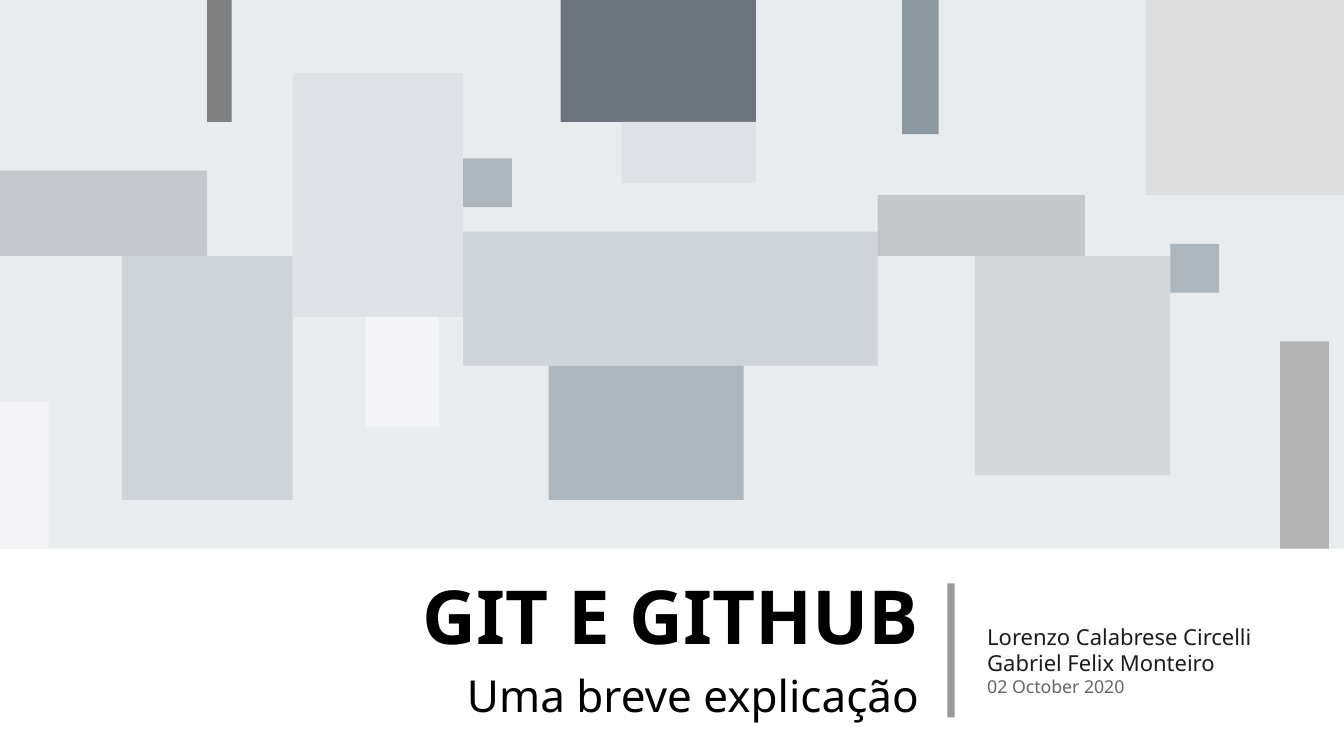
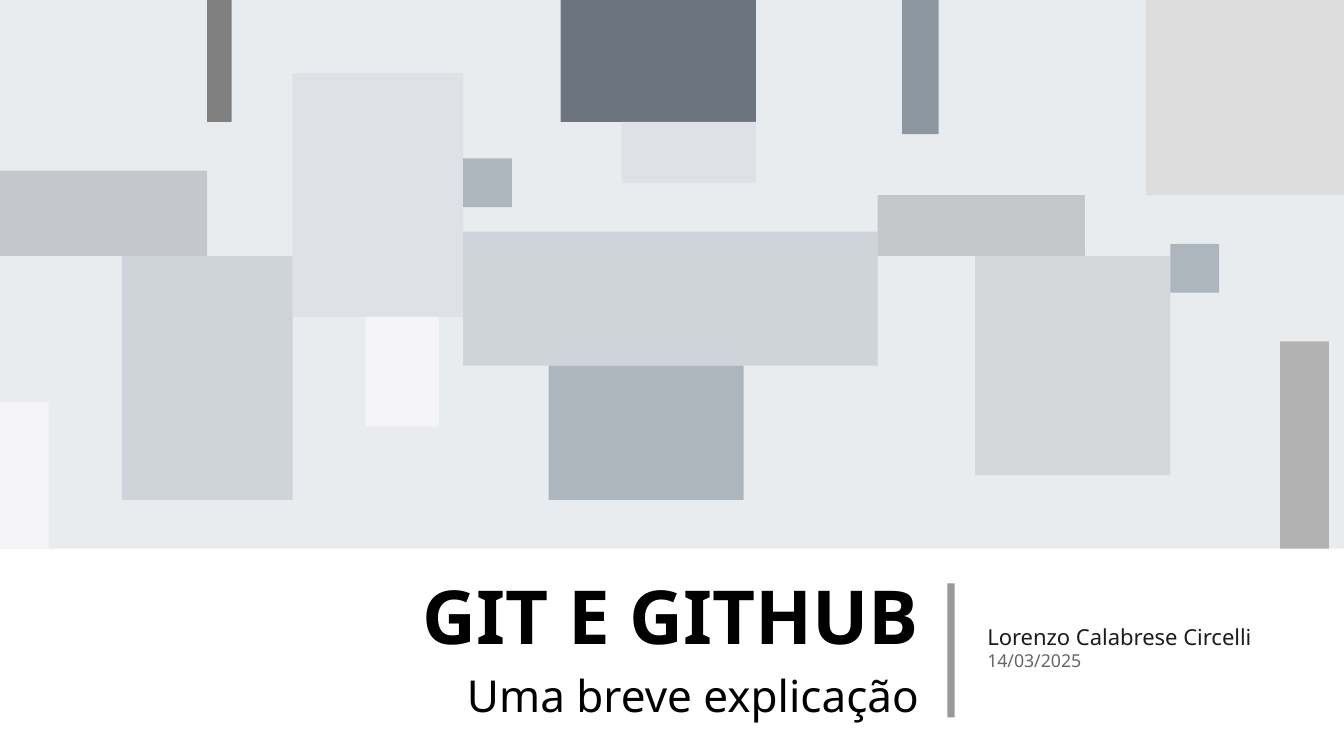
Before and after one commit to LORENZOCIRCELLI/Course-GitHubMasterclass, a slide deck: slide 1 of Documentos/slides/Git e Github.pptx. Drawn at 1344x756 pixels with LibreOffice and Linux fonts; fonts in the diff are those of the drawing. Boxes give left, top, right and bottom in pixels: in the first picture for what was removed or moved away, otherwise in the second. Text is boxed around its words. In the diff, an @@ line names an element or a change of style, - is before the commit and + after.

```diff
--- a/Documentos/slides/Git e Github.pptx
+++ b/Documentos/slides/Git e Github.pptx
@@ text at <box>987,654,1081,667</box>: text changed; size 13 to 10.5 pt; text colour #1C1C1C to #666666 @@
-Gabriel Felix Monteiro
-02 October 2020
+14/03/2025
```
Also in this commit, not shown: 4 other slides changed, 6 other files.
